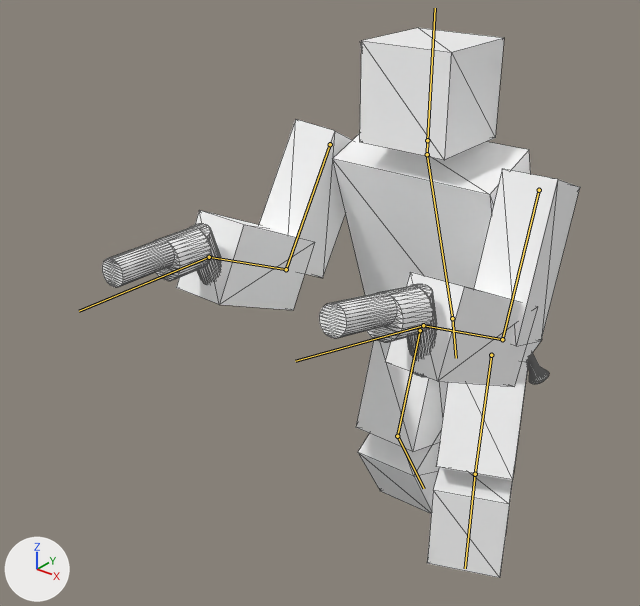
An edit to the glTF model blender/Skirmisher.glb, drawn before and after from the same camera.
Both versions are drawn from a 50 mm lens placed at (1.41, -2.29, 2.26), pointed at (-0.1, -0.4, 1.09). Arrows for +X, +Y and +Z are at lower left; the lights stay in place. Both versions are drawn at frame 2 of the action 'fire_left'; the numbers are the values there. The bones that bend it are drawn over the model as lines. Mesh edges are drawn as thin lines.

The first picture shows 'Body'.
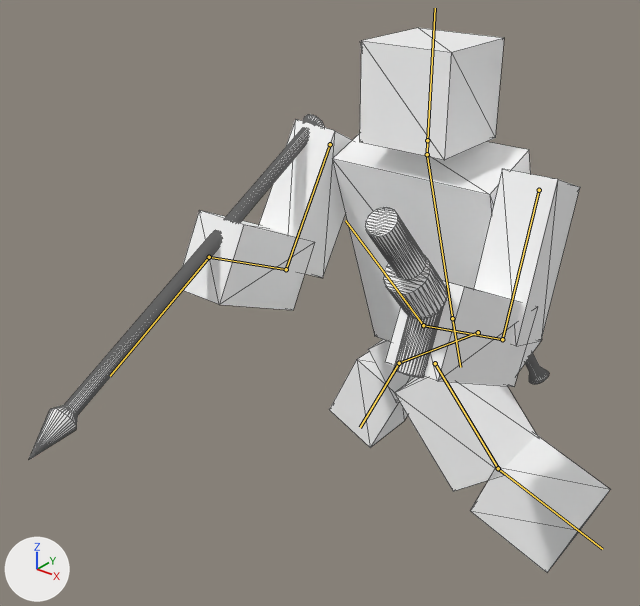
What changed in the scene script:
```text
Change bone_weapon_l:
    where bone_weapon_l = bpy.data.objects['Armature'].pose.bones['Weapon.L']  # child of 'Arm2.L'
    bone_weapon_l.rotation_quaternion: (0.992, -0.128, 0.009, -0.014) -> (0.98, 0.2, 0.0, 0.0)  # degrees (-15, 1, -2) -> degrees (23, 0, 0)
Change bone_weapon_r:
    where bone_weapon_r = bpy.data.objects['Armature'].pose.bones['Weapon.R']  # child of 'Arm2.R'
    bone_weapon_r.rotation_quaternion: (0.977, -0.207, 0.017, -0.046) -> (1.0, 0.0, 0.0, 0.0)  # degrees (-24, 1, -6) -> degrees (0, 0, 0)
    bone_weapon_r.scale: (1.0, 1.0, 1.0) -> (0.0, 0.0, 0.0)
Change bone_javelin_r:
    where bone_javelin_r = bpy.data.objects['Armature'].pose.bones['Javelin.R']  # child of 'Arm2.R'
    bone_javelin_r.rotation_quaternion: (1.0, 0.0, 0.0, 0.0) -> (0.927, 0.372, 0.014, 0.037)  # degrees (0, 0, 0) -> degrees (44, 0, 5)
    bone_javelin_r.scale: (0.0, 0.0, 0.0) -> (1.0, 1.0, 1.0)
Change bone_waist:
    where bone_waist = bpy.data.objects['Armature'].pose.bones['Waist']  # child of 'Torso'
    bone_waist.rotation_quaternion: (0.999, 0.046, 0.0, 0.0) -> (0.706, 0.033, 0.676, 0.206)  # degrees (5, 0, 0) -> degrees (76, 70, 90)
Change bone_leg1_l:
    where bone_leg1_l = bpy.data.objects['Armature'].pose.bones['Leg1.L']  # child of 'Waist'
    bone_leg1_l.rotation_quaternion: (0.904, 0.024, -0.197, -0.379) -> (0.974, -0.007, 0.0, 0.225)  # degrees (12, -20, -48) -> degrees (-1, 0, 26)
Change bone_leg1_r:
    where bone_leg1_r = bpy.data.objects['Armature'].pose.bones['Leg1.R']  # child of 'Waist'
    bone_leg1_r.rotation_quaternion: (0.962, -0.004, -0.001, 0.273) -> (0.829, -0.004, -0.002, 0.559)  # degrees (-1, 0, 32) -> degrees (-1, 0, 68)
Change bone_leg2_r:
    where bone_leg2_r = bpy.data.objects['Armature'].pose.bones['Leg2.R']  # child of 'Leg1.R'
    bone_leg2_r.rotation_quaternion: (0.918, -0.397, 0.0, 0.008) -> (0.969, -0.247, -0.003, 0.008)  # degrees (-47, 0, 1) -> degrees (-29, 0, 1)
```

Boxes [x1, y1, x2, y2] around the edits, measured in the pictures (640 x 606 px):
'Body', posed (22% wider)
    before: [102, 28, 580, 578]
    after: [29, 28, 611, 573]
bone 'Weapon.L', root to tip
    before: (423, 325) to (295, 361)
    after: (423, 325) to (345, 220)
bone 'Weapon.R', root to tip
    before: (209, 257) to (79, 311)
    after: (209, 257) to (209, 257)
bone 'Javelin.R', root to tip
    before: (209, 257) to (209, 257)
    after: (209, 257) to (110, 376)
bone 'Waist', root to tip
    before: (452, 318) to (456, 358)
    after: (452, 318) to (460, 367)
bone 'Leg1.L', root to tip
    before: (491, 355) to (475, 474)
    after: (435, 363) to (498, 468)
bone 'Leg1.R', root to tip
    before: (420, 330) to (397, 436)
    after: (478, 332) to (399, 363)
bone 'Leg2.R', root to tip
    before: (397, 436) to (424, 488)
    after: (399, 363) to (360, 427)
